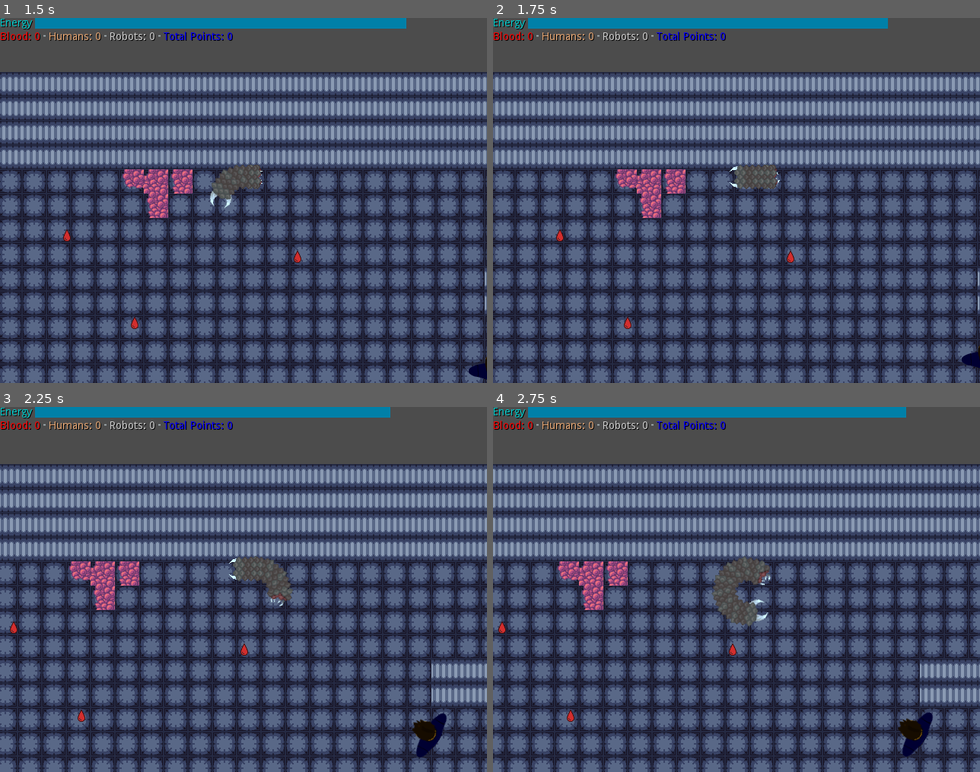
Above: before the commit, frames 1-4 (two rows, left to right).
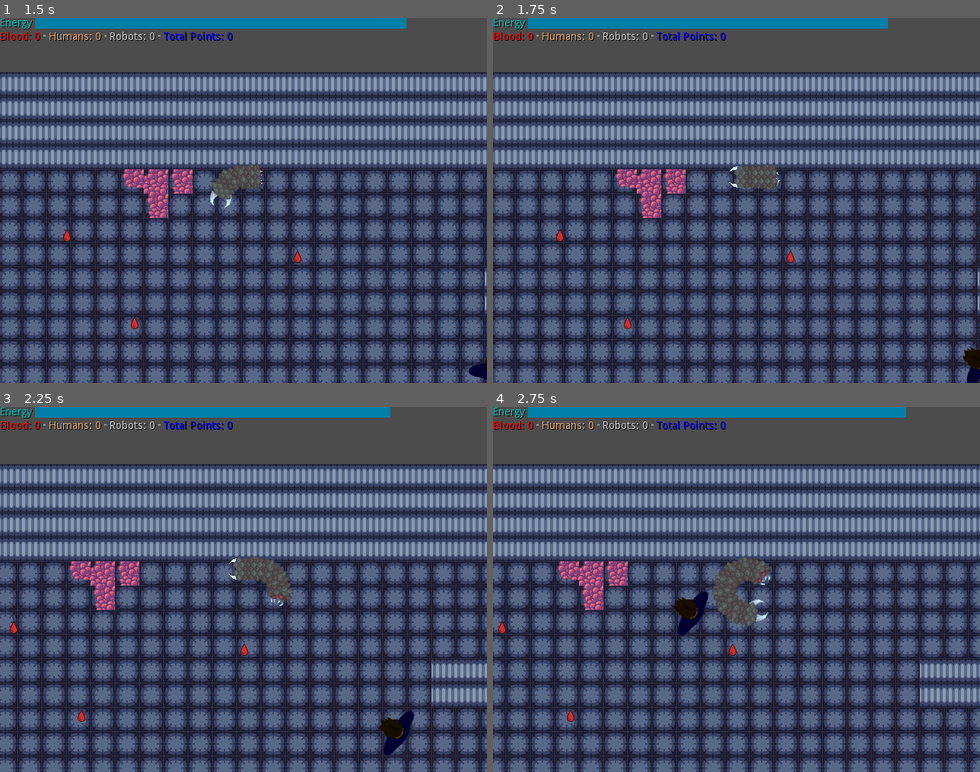
Above: after the commit, the same moments.

Repository: Ridote/LudumDare20180811RunningOutOfSpace
Game: Godot game, scene res://Entities/Main.tscn
Two runs of this game, one before a commit and one after it. Both use one fixed random seed, a clock stepped at 60 frames per second and the inputs below.
Inputs:
- Up to frame 1 (1.5 s): hold Right (ui_right) 0.53-1.28 s; hold G 0.53-1.28 s; hold Down (ui_down) from 1.28 s (still down); tap G at 1.35 s
- Up to frame 2 (1.75 s): keep holding Down (ui_down)
- Up to frame 3 (2.25 s): release Down (ui_down) at 2.03 s; hold Right (ui_right) from 2.03 s (still down); hold G from 2.03 s (still down)
- Up to frame 4 (2.75 s): keep holding Right (ui_right); keep holding G

Frame 1 is identical in both runs. In frame 2, 0.3% of the frame differs, in the area x 96-100%, y 89-100%; in frame 3, 0.9%, in the area x 77-92%, y 83-97%; in frame 4, 0.9%.

Commit message:
human enemy v1

Diff:
--- a/Entities/Enemies/Enemy.gd
+++ b/Entities/Enemies/Enemy.gd
@@ -2,6 +2,7 @@
 
 var playerSpotted = false
 var speed = 1
+var speedRunning = 10
 
 
 func _ready():
@@ -11,10 +12,9 @@
 	move()
 
 func think():
-	var distance2Player = self.global_position.distance_to(get_parent().get_node("Player").global_position);
-	print("player: ", get_parent().get_node("Player").global_position)
-	print("enemy: ", self.global_position)
-	if distance2Player < 100 && !playerSpotted:
+	var distance2Player = self.global_position.distance_to(get_parent().get_node("Player").get_node("Mouth").global_position);
+	print("distance2Player: ", distance2Player)
+	if distance2Player < 300 && !playerSpotted:
 		playerSpotted = true
 		$Calm.start()
 	handleRotation()
@@ -24,7 +24,7 @@
 	if not playerSpotted:
 		move_and_collide(vel * speed)
 	if playerSpotted:
-		move_and_collide(vel * (speed + 6))
+		move_and_collide(vel * (speedRunning))
 
 func rotate_degrees(degrees):
 	self.rotate(deg2rad(degrees))
--- a/Entities/Enemies/Enemy.tscn
+++ b/Entities/Enemies/Enemy.tscn
@@ -142,7 +142,7 @@
 [node name="Brain" type="Timer" parent="." index="7"]
 
 process_mode = 1
-wait_time = 0.5
+wait_time = 0.2
 one_shot = false
 autostart = true
 
